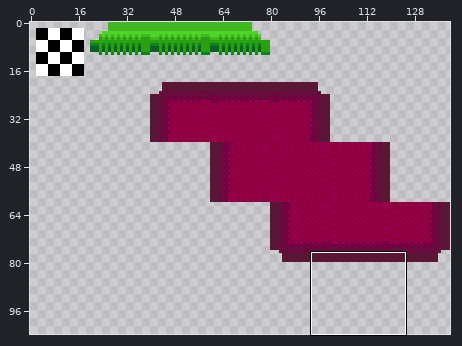
Two states of a sprite sheet, tilesets/til_beach/output_tileset.png. The picture above shows the old version from afar; the outline marks the close-up.
Close-up. Before:
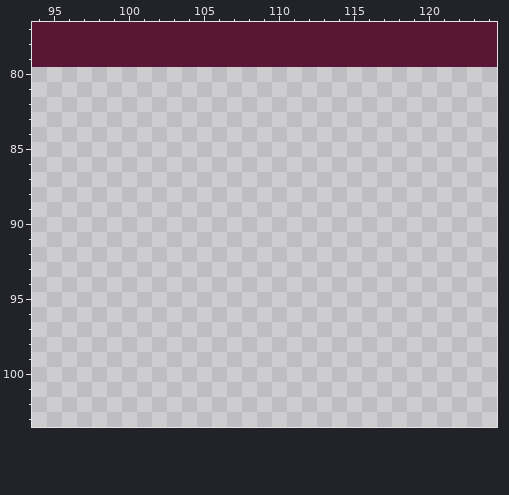
The file is 140x140 pixels. Colours within 5 levels of each other are drawn and written as one. Shown: x 94..124, y 77..103. The wide view leaves out empty margins.
Now the later version:
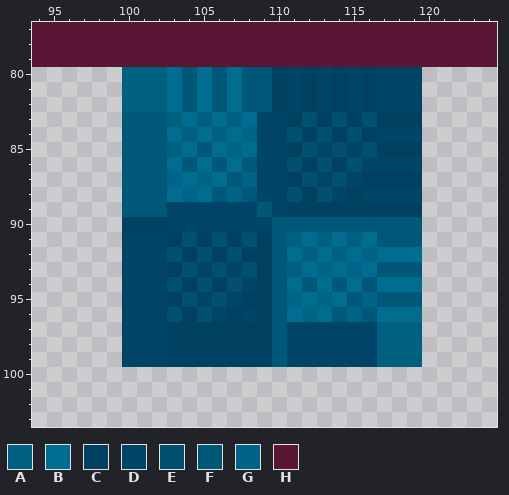
Palette (. is transparent): A #006080  B #006c90  C #004060  D #004468  E #005070  F #005878  G #006488  H #5a1735
What changed:
y 80..82: x 100..119 .................... -> AAABFBFBFFCDCDCDCDDD
y 83: x 100..119 .................... -> FFFABABABDDCECECECCC
y 84: x 100..119 .................... -> FFFBABABGDDECECECDDD
y 85: x 100..119 .................... -> FFFABFBGBDDCEDEDECCC
y 86: x 100..119 .................... -> FFFBFBFBFDDECECEDDDD
y 87: x 100..119 .................... -> FFFGBGBFGDDCEDEDCCCC
y 88: x 100..119 .................... -> FFFBGBFGFDDECEDCDDDD
y 89: x 100..119 .................... -> FFFDDDDDDFDCCCCCCCCC
y 90: x 100..119 .................... -> CCCDDDDDDDFFFFFFFFFF
y 91: x 100..119 .................... -> DDDCECECECFABABABFFF
y 92: x 100..119 .................... -> DDDECECECCFBABABGBBB
y 93: x 100..119 .................... -> DDDCEDEDECFABGBGBFFF
y 94: x 100..119 .................... -> DDDECECEDCFBFBFBFBBB
y 95: x 100..119 .................... -> DDDCEDEDCCFGBGBFGFFF
y 96: x 100..119 .................... -> DDDECEDCDCFBGBFGFBBB
y 97..99: x 100..119 .................... -> DDDCCCCCCCFDDDDDDAAA
Changed places in both close-ups, as pixel boxes (x1, y1, x2, y2):
added: (122, 67, 422, 367)
